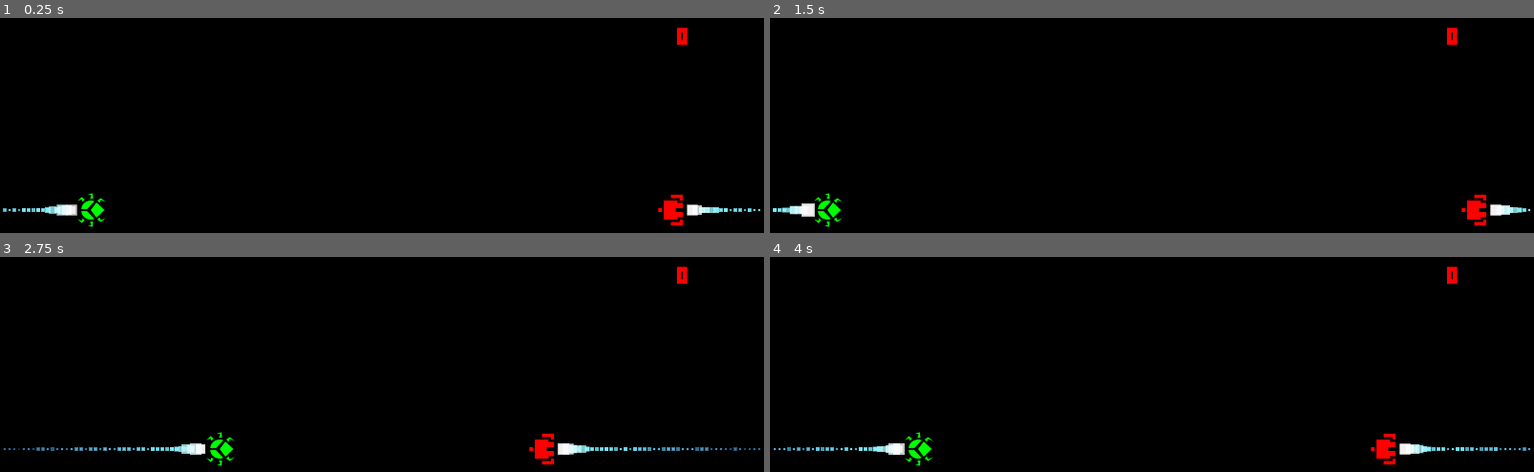
Above: before the commit, frames 1-4 (two rows, left to right).
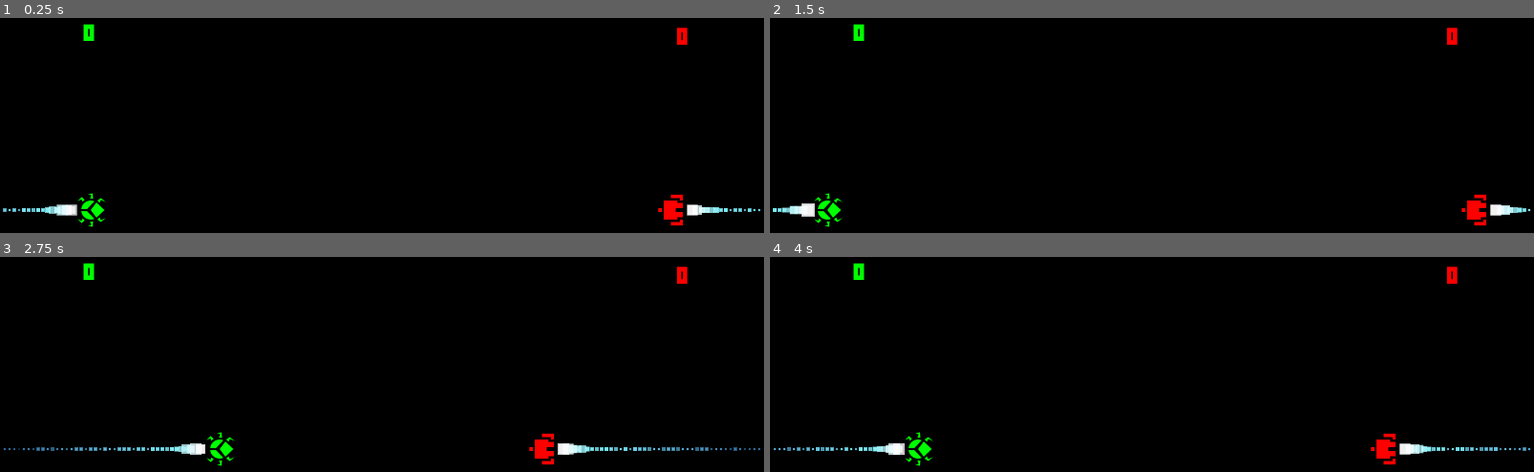
Above: after the commit, the same moments.

Repository: notapixelstudio/starship-olympics
Game: Godot game, scene res://Arena.tscn
The game is run twice, just before and just after one commit, with the same random seed, the same clock (stepped at 60 frames per second) and the same inputs.
Inputs:
- Up to frame 1 (0.25 s): no input
- Up to frame 2 (1.5 s): hold Backspace (continue) 0.53-1.28 s; tap Backspace (continue) at 1.35 s
- Up to frame 3 (2.75 s): hold Backspace (continue) from 2.03 s (still down)
- Up to frame 4 (4 s): release Backspace (continue) at 2.78 s; tap Backspace (continue) at 2.85 s; hold Backspace (continue) from 3.53 s (still down)

The runs differ from the first frame. In frame 1, 0.1% of the frame differs, in the area x 10-13%, y 2-11%; in frame 2, 0.1%; in frame 3, 0.1%; in frame 4, 0.1%.

Commit message:
bug fixed in visibility characters on score, now it does show up score greater or equal than 10

Diff:
--- a/Arena.tscn
+++ b/Arena.tscn
@@ -58,7 +58,7 @@
 custom_constants/shadow_offset_x = 0
 text = "0"
 valign = 1
-percent_visible = 0.347
+percent_visible = -0.25
 lines_skipped = 0
 max_lines_visible = -1
 script = ExtResource( 3 )
